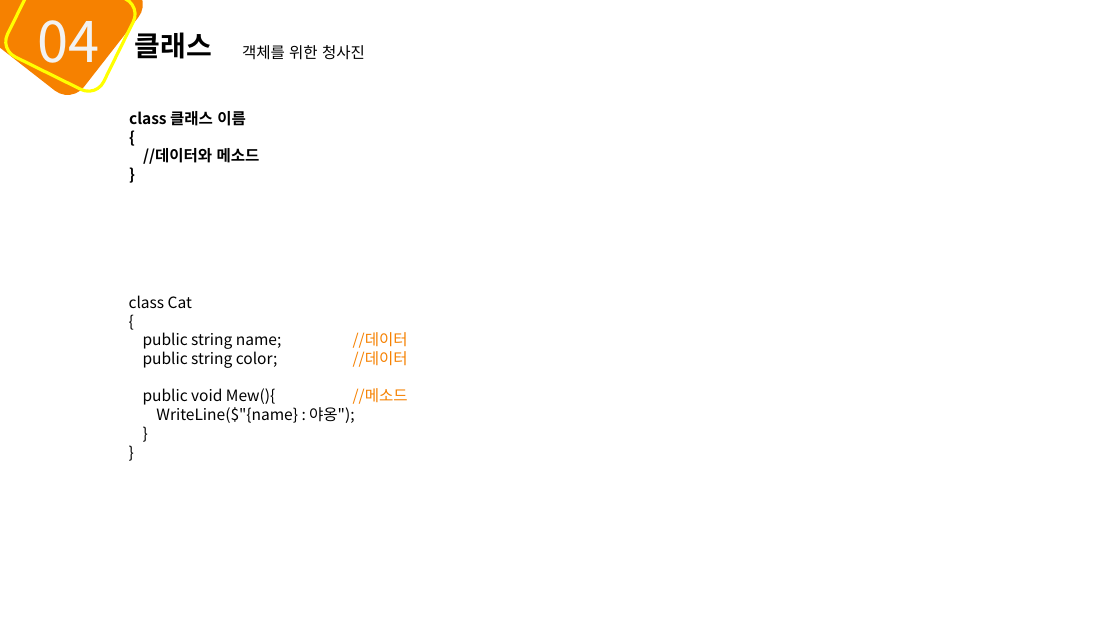
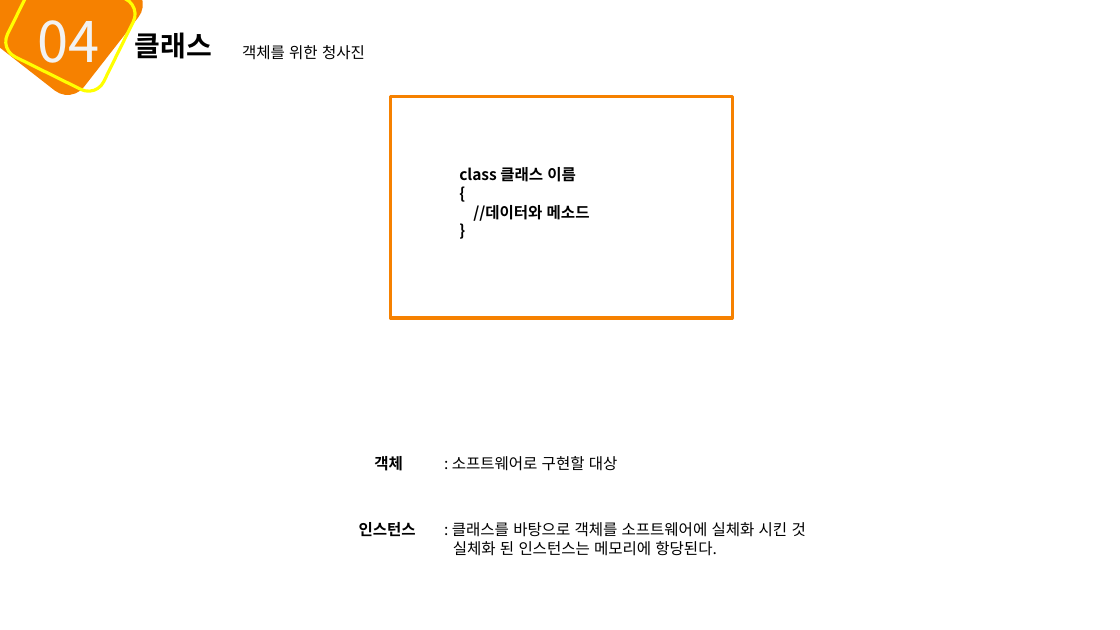
Before and after one commit to mins1119/C-, a slide deck: slide 32 of 2주차.pptx. Drawn at 1120x630 pixels with LibreOffice and Linux fonts; fonts in the diff are those of the drawing. Boxes give left, top, right and bottom in pixels: in the first picture for what was removed or moved away, otherwise in the second. Text is boxed around its words. In the diff, an @@ line names an element or a change of style, - is before the commit and + after.

```diff
--- a/2주차.pptx
+++ b/2주차.pptx
@@ rectangle added at (x1=391, y1=97, x2=732, y2=319), outline #F68100 2 pt @@
@@ text "class 클래스 이름" moved from (x1=129, y1=111, x2=260, y2=164) to (x1=459, y1=167, x2=590, y2=221) @@
@@ text removed at (x1=129, y1=295, x2=408, y2=423) @@
-class Cat
-{
-public string name; //데이터
-public string color; //데이터
-public void Mew(){ //메소드
-WriteLine($"{name} : 야옹");
-}
-}
@@ text added at (x1=374, y1=456, x2=403, y2=471), 10 pt, text #000000, bold @@
+객체
@@ text added at (x1=452, y1=456, x2=618, y2=471), 10 pt, text #000000 @@
+: 소프트웨어로 구현할 대상
@@ text added at (x1=359, y1=522, x2=416, y2=536), 10 pt, text #000000, bold @@
+인스턴스
@@ text added at (x1=452, y1=522, x2=806, y2=556), 10 pt, text #000000 @@
+: 클래스를 바탕으로 객체를 소프트웨어에 실체화 시킨 것
+실체화 된 인스턴스는 메모리에 항당된다.
```
Also in this commit, not shown: 24 other slides changed.
